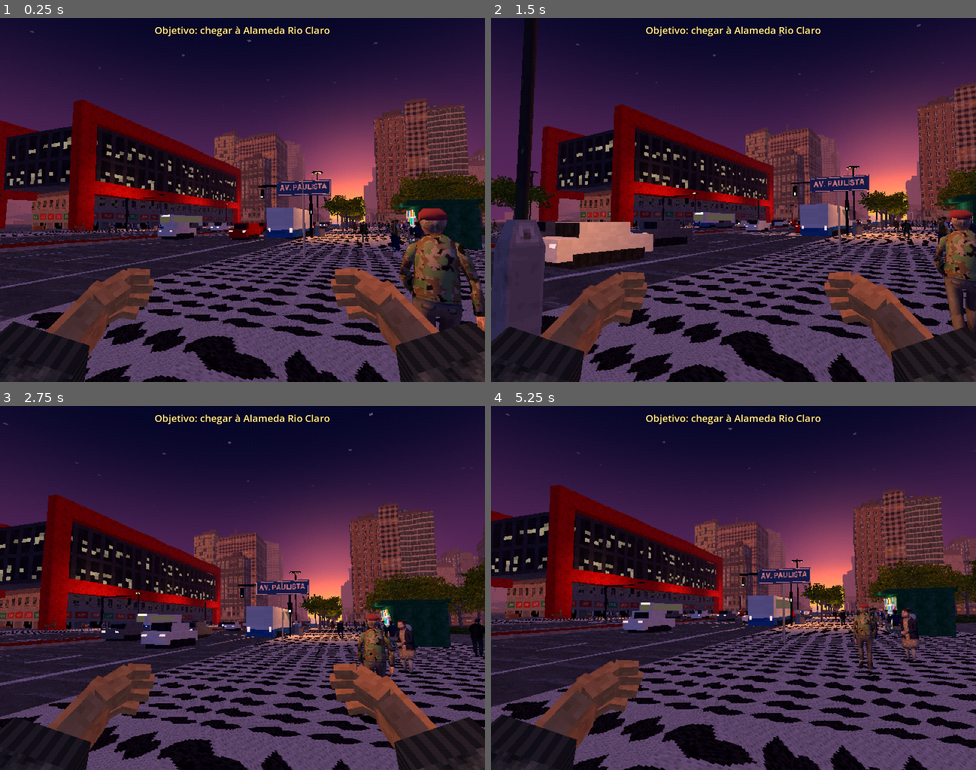
Above: before the commit, frames 1-4 (two rows, left to right).
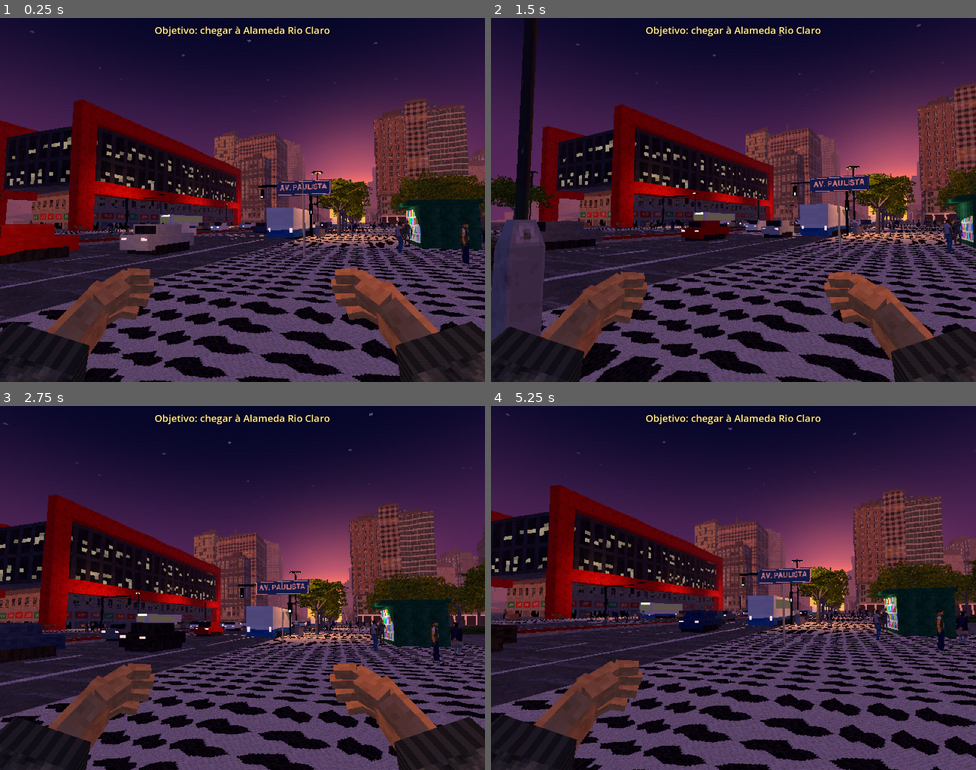
Above: after the commit, the same moments.

Repository: muricristino/walking-simulator-paulista
Game: Godot game, scene res://main.tscn
Two runs of this game, one before a commit and one after it. Both use one fixed random seed, a clock stepped at 60 frames per second and the inputs below.
Inputs (mouse positions are in pixels of both pictures, inside the frame that each line leads up to):
- Up to frame 1 (0.25 s): no input
- Up to frame 2 (1.5 s): tap Enter at 0.5 s; move the mouse to (757, 200) at 0.52 s; hold Up (ui_up) from 0.53 s (still down); tap P at 0.6 s; tap Space at 0.77 s; move the mouse to (709, 200) at 1.27 s; tap T at 1.35 s
- Up to frame 3 (2.75 s): keep holding Up (ui_up); tap Space at 1.52 s; move the mouse to (252, 580) at 2.02 s; tap C at 2.1 s
- Up to frame 4 (5.25 s): keep holding Up (ui_up); move the mouse to (728, 595) at 2.77 s; tap Z at 2.85 s; tap Space at 3.02, 3.77, 4.52 s; move the mouse to (767, 591) at 3.52 s; tap X at 3.6 s; move the mouse to (694, 584) at 4.27 s; tap R at 4.35 s; move the mouse to (738, 588) at 5.02 s; tap E at 5.1 s

The runs differ from the first frame. In frame 1, 17% of the frame differs, in the area x 0-100%, y 33-100%; in frame 2, 16%; in frame 3, 14%; in frame 4, 17%.

Commit message:
feat(layout): expose real cross streets, crosswalks and keep-clear zones

Diff:
--- a/scripts/layout.gd
+++ b/scripts/layout.gd
@@ -1,13 +1,68 @@
 extends RefCounted
 
-const CROSS := [-150.0, -380.0, -560.0]
+const CROSS := [40.0, -146.0, -429.0, -635.0]
+const CROSS_HALF := 9.0
+const STREETS := [
+	{"z": 40.0, "half": 9.0, "walk": 3.0, "sides": [-1, 1], "names": {-1: "peixoto", 1: "peixoto"}},
+	{"z": -36.0, "half": 4.5, "walk": 2.5, "sides": [-1], "names": {-1: "plinio"}},
+	{"z": -146.0, "half": 9.0, "walk": 3.0, "sides": [-1, 1], "names": {-1: "otavio", 1: "casabranca"}, "len": {-1: 120.0}},
+	{"z": -245.0, "half": 5.5, "walk": 2.5, "sides": [-1], "names": {-1: "itapeva"}},
+	{"z": -429.0, "half": 9.0, "walk": 3.0, "sides": [-1, 1], "names": {-1: "pamplona", 1: "pamplona"}},
+	{"z": -635.0, "half": 9.0, "walk": 3.0, "sides": [-1, 1], "names": {-1: "campinas", 1: "campinas"}},
+]
+const RIO_Z := -337.0
+const RIO_GAP := Vector2(-348.0, -326.0)
 const MASP_Z := Vector2(-131.0, -53.0)
+const MASP_CROSSWALK_Z := -48.0
+const MASP_STAIRS := Rect2(-41.0, -117.0, 6.0, 14.0)
 const SPAWN_FEET := Vector3(21.5, 0.15, -12.0)
 const SPAWN_LOOK := Vector3(-14.0, 9.0, -100.0)
+const WALK_Z := Vector2(-700.0, 56.0)
+const SIDEWALK_X := Vector2(16.0, 30.0)
+const BUS_STOPS := [Vector3(14.25, 0.0, -80.0), Vector3(-14.25, 0.0, -196.0)]
+
+
+static func crosswalks() -> Array:
+	var out := [{"z": MASP_CROSSWALK_Z, "x0": -16.0, "x1": 16.0, "z0": MASP_CROSSWALK_Z - 3.0, "z1": MASP_CROSSWALK_Z + 3.0}]
+	for c in CROSS:
+		var z: float = c + CROSS_HALF + 3.5
+		out.append({"z": z, "x0": -16.0, "x1": 16.0, "z0": z - 3.0, "z1": z + 3.0})
+	return out
+
+
+static func keep_clear() -> Array:
+	var out := []
+	for w in crosswalks():
+		out.append(Rect2(-31.0, w.z0 - 1.5, 62.0, w.z1 - w.z0 + 3.0))
+	for s in STREETS:
+		var h: float = s.half + s.walk
+		for sd in s.sides:
+			var x0 := 15.0 if sd > 0 else -60.0
+			out.append(Rect2(x0, s.z - h - 1.0, 45.0, 2.0 * h + 2.0))
+	out.append(Rect2(-31.0, RIO_GAP.x - 2.0, 16.0, RIO_GAP.y - RIO_GAP.x + 4.0))
+	out.append(MASP_STAIRS.grow(0.6))
+	out.append(Rect2(SPAWN_FEET.x - 3.0, SPAWN_FEET.z - 3.0, 6.0, 6.0))
+	return out
+
+
+static func is_clear(x: float, z: float, pad := 0.0) -> bool:
+	for r in keep_clear():
+		if r.grow(pad).has_point(Vector2(x, z)):
+			return false
+	return true
 
 
 static func in_cross(z0: float, z1: float, pad := 0.0) -> bool:
 	for c in CROSS:
-		if z1 > c - 9.0 - pad and z0 < c + 9.0 + pad:
+		if z1 > c - CROSS_HALF - pad and z0 < c + CROSS_HALF + pad:
 			return true
 	return false
+
+
+static func in_street(z0: float, z1: float, side: int, pad := 0.0) -> bool:
+	for s in STREETS:
+		if not s.sides.has(side):
+			continue
+		if z1 > s.z - s.half - pad and z0 < s.z + s.half + pad:
+			return true
+	return false
